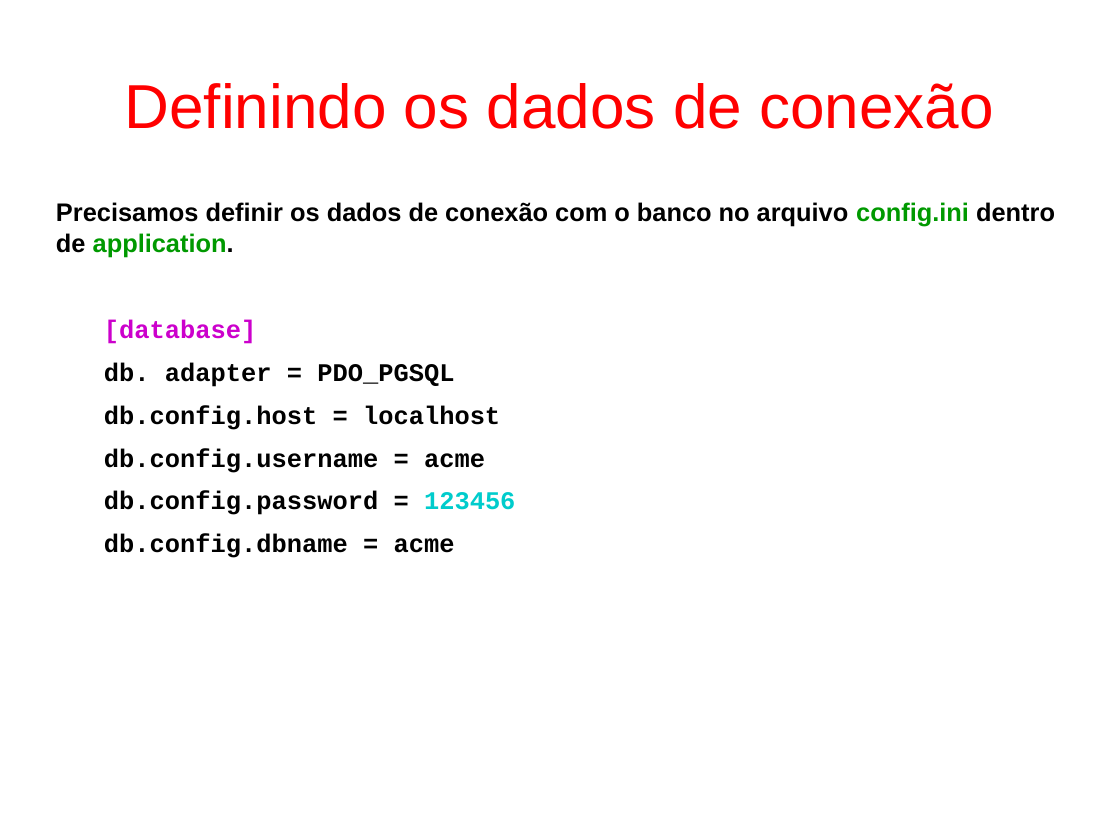
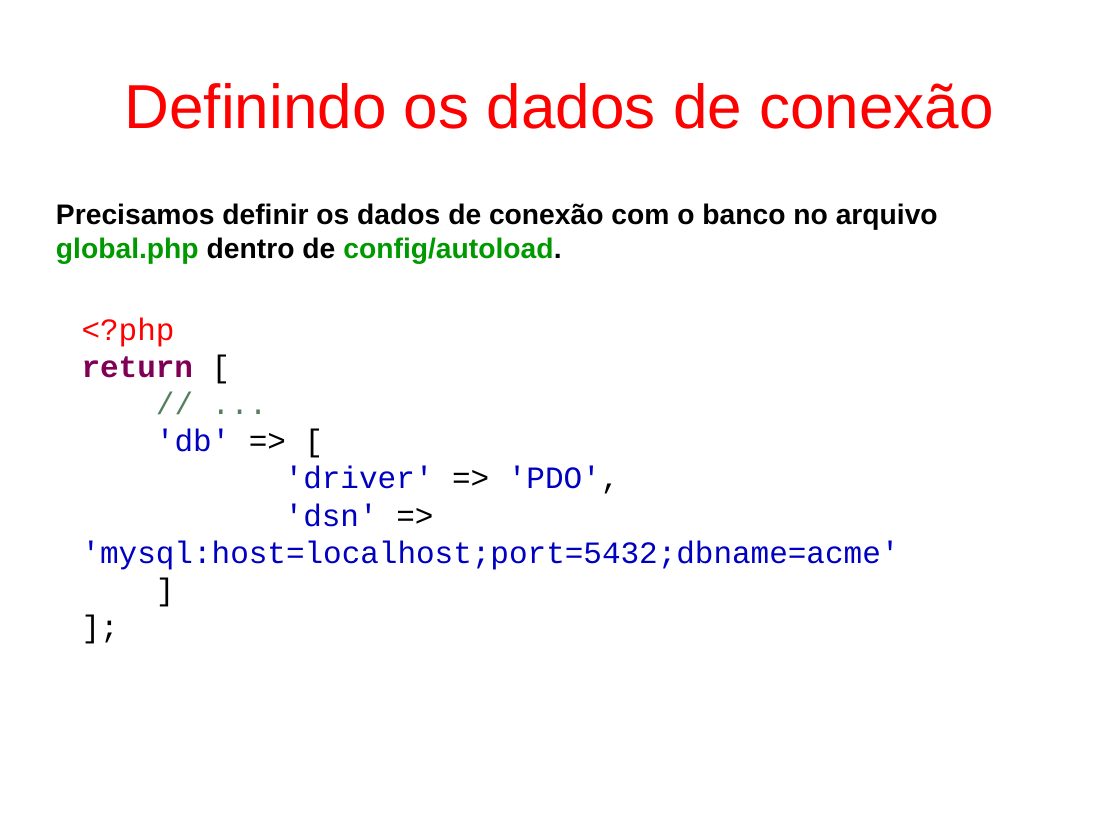
Before and after one commit to fgsl/lojasacme, a slide deck: slide 44 of docs/tutorial.odp (slide 28 before the commit). Drawn at 1120x840 pixels with LibreOffice and Linux fonts; fonts in the diff are those of the drawing. Boxes give left, top, right and bottom in pixels: in the first picture for what was removed or moved away, otherwise in the second. Text is boxed around its words. In the diff, an @@ line names an element or a change of style, - is before the commit and + after.

```diff
--- a/docs/tutorial.odp
+++ b/docs/tutorial.odp
@@ text at (x1=56, y1=203, x2=938, y2=264): text changed; size 18 to 20 pt; font Courier New to Arial @@
-Precisamos definir os dados de conexão com o banco no arquivo config.ini dentro de application.
-[database]
-db. adapter = PDO_PGSQL
-db.config.host = localhost
-db.config.username = acme
-db.config.password = 123456
-db.config.dbname = acme
+Precisamos definir os dados de conexão com o banco no arquivo global.php dentro de config/autoload.
@@ text added at (x1=82, y1=317, x2=900, y2=570), 22 pt, text #0000C0 @@
+<?php
+return [
+// ...
+'db' => [
+'driver' => 'PDO',
+'dsn' => 'mysql:host=localhost;port=5432;dbname=acme'
+]
+];
```
Also in this commit, not shown: 62 other slides changed, 26 slides added, 11 slides removed, 17 other files.
